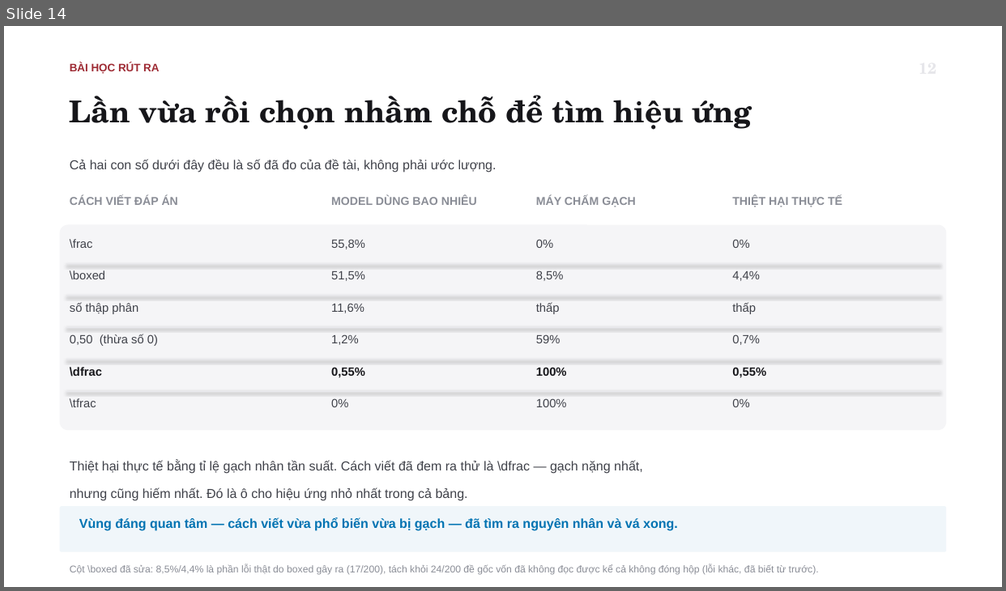
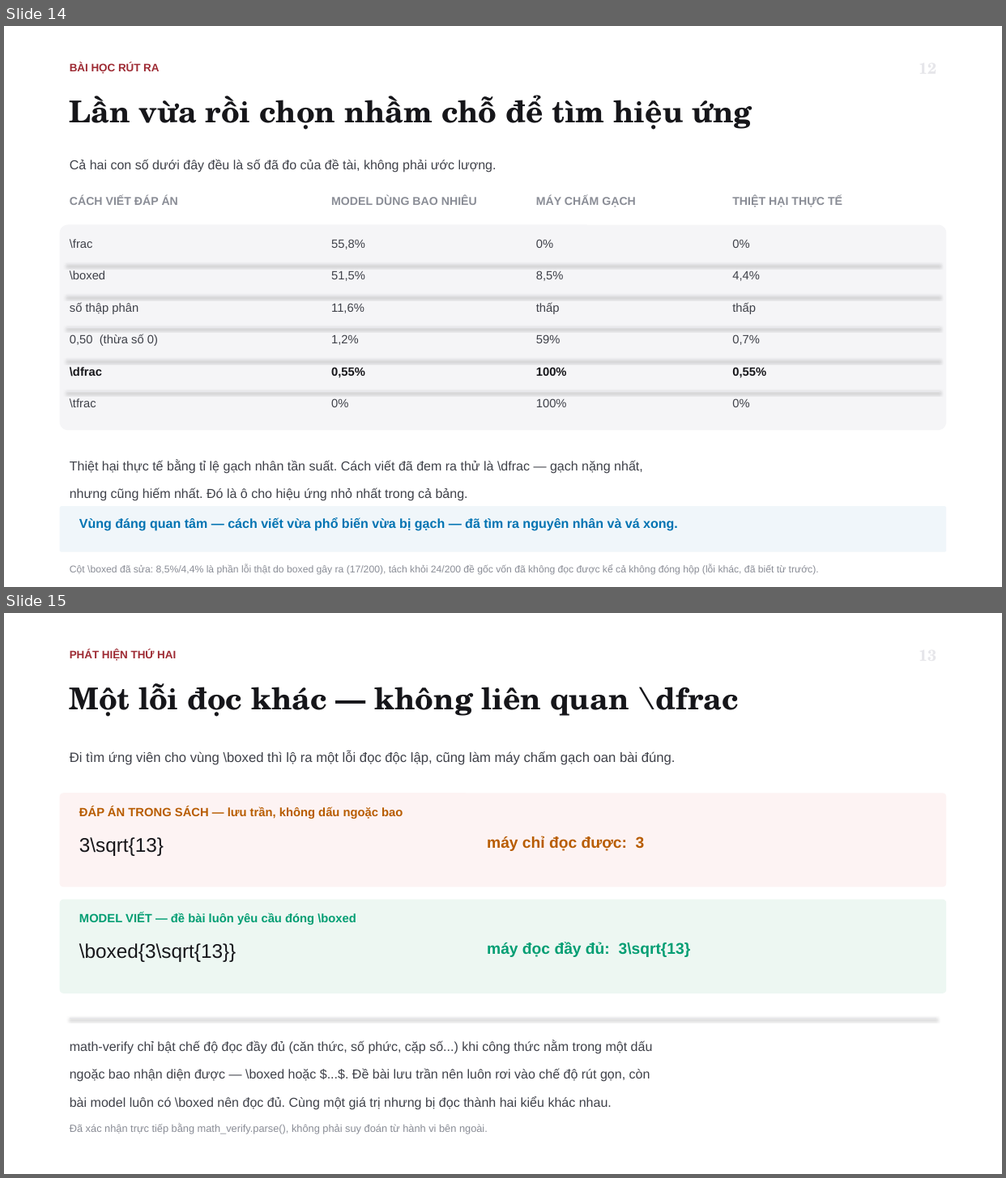
Before and after one commit to tsan2711/DACNTT_2026, a slide deck: BaoCaoTienDo_Tuan1-3_52300057_52300006.pptx. Shown one above the other, each under a label of ours: slide 14 before the commit, slides 14 and 15 after it. The pictures are 1006x591 and 1006x1178 pixels, drawn with LibreOffice and Linux fonts; fonts in the diff are those of the drawing. Boxes give left, top, right and bottom in pixels: in the first picture for what was removed or moved away, otherwise in the second. Text is boxed around its words. In the diff, an @@ line names an element or a change of style, - is before the commit and + after.

```diff
--- a/BaoCaoTienDo_Tuan1-3_52300057_52300006.pptx
+++ b/BaoCaoTienDo_Tuan1-3_52300057_52300006.pptx
@@ slide 15 added at bbox=[4, 613, 1002, 1174], background #FFFFFF @@
@@ text added at bbox=[70, 650, 176, 661], 10.5 pt, text #9E2B34, bold @@
+PHÁT HIỆN THỨ HAI
@@ text added at bbox=[70, 683, 739, 717], 29 pt, text #16161A, bold @@
+Một lỗi đọc khác — không liên quan \dfrac
@@ text added at bbox=[70, 751, 675, 765], 13 pt, text #3F4149 @@
+Đi tìm ứng viên cho vùng \boxed thì lộ ra một lỗi đọc độc lập, cũng làm máy chấm gạch oan bài đúng.
@@ rounded rectangle added at bbox=[59, 794, 947, 888], fill #FDF3F3 @@
@@ text added at bbox=[79, 807, 403, 819], 11.5 pt, text #B85C00, bold @@
+ĐÁP ÁN TRONG SÁCH — lưu trần, không dấu ngoặc bao
@@ text added at bbox=[79, 837, 164, 856], 19 pt, text #16161A @@
+3\sqrt{13}
@@ text added at bbox=[487, 836, 645, 851], 15 pt, text #B85C00, bold @@
+máy chỉ đọc được: 3
@@ rounded rectangle added at bbox=[59, 900, 947, 994], fill #EDF7F2 @@
@@ text added at bbox=[79, 913, 356, 925], 11.5 pt, text #029E73, bold @@
+MODEL VIẾT — đề bài luôn yêu cầu đóng \boxed
@@ text added at bbox=[79, 943, 236, 962], 19 pt, text #16161A @@
+\boxed{3\sqrt{13}}
@@ text added at bbox=[487, 942, 691, 957], 15 pt, text #029E73, bold @@
+máy đọc đầy đủ: 3\sqrt{13}
@@ line added from (70, 1018) to (937, 1018), #E6E6EA 0.75 pt @@
@@ text added at bbox=[70, 1041, 653, 1110], 12.5 pt, text #3F4149 @@
+math-verify chỉ bật chế độ đọc đầy đủ (căn thức, số phức, cặp số...) khi công thức nằm trong một dấu
+ngoặc bao nhận diện được — \boxed hoặc $...$. Đề bài lưu trần nên luôn rơi vào chế độ rút gọn, còn
+bài model luôn có \boxed nên đọc đủ. Cùng một giá trị nhưng bị đọc thành hai kiểu khác nhau.
@@ text added at bbox=[70, 1124, 488, 1135], 10 pt, text #8A8D96 @@
+Đã xác nhận trực tiếp bằng math_verify.parse(), không phải suy đoán từ hành vi bên ngoài.
```
Also in this commit, not shown: 3 slides changed, 2 other slides added, 1 slide removed, 2 other files.
